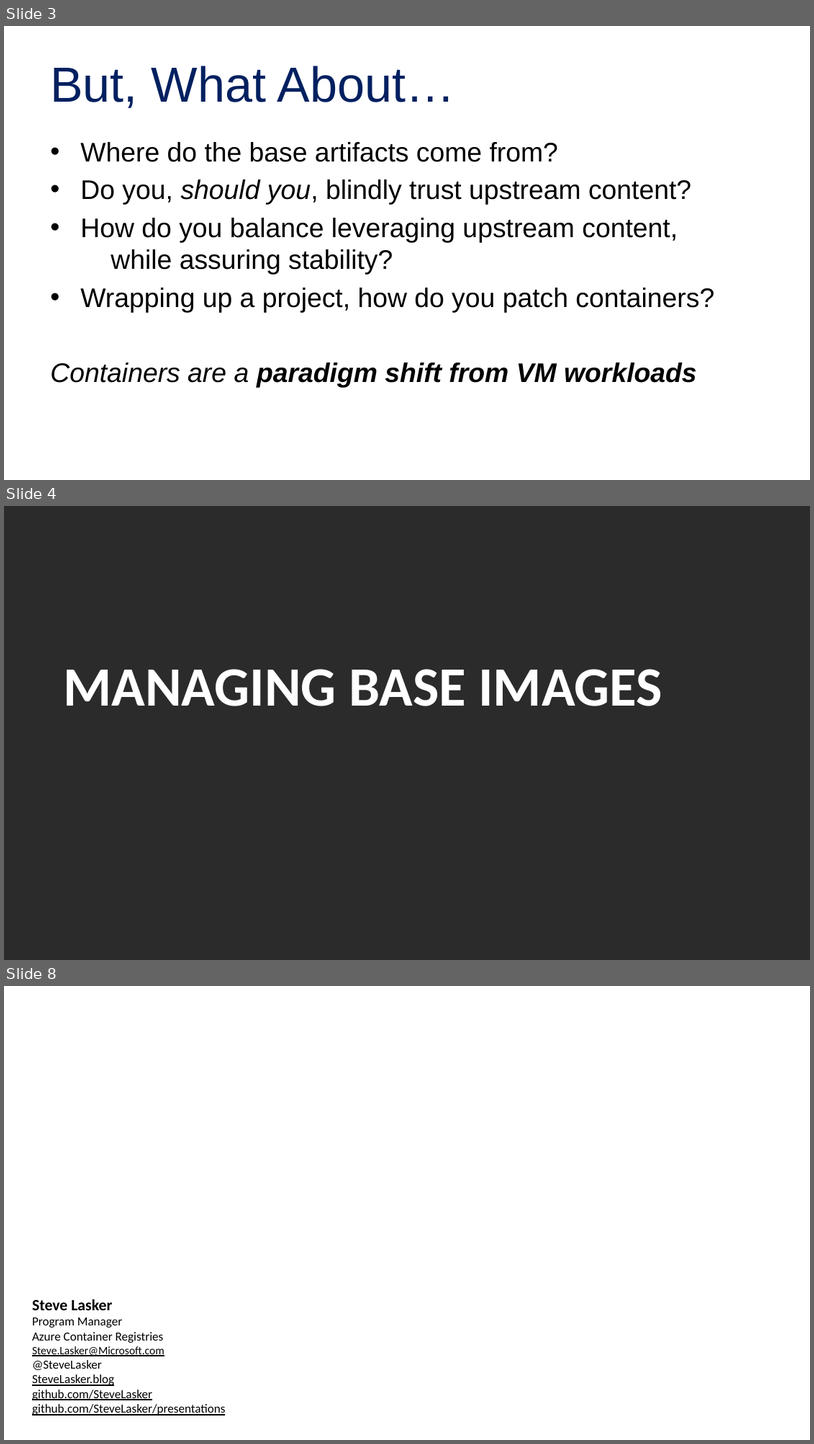
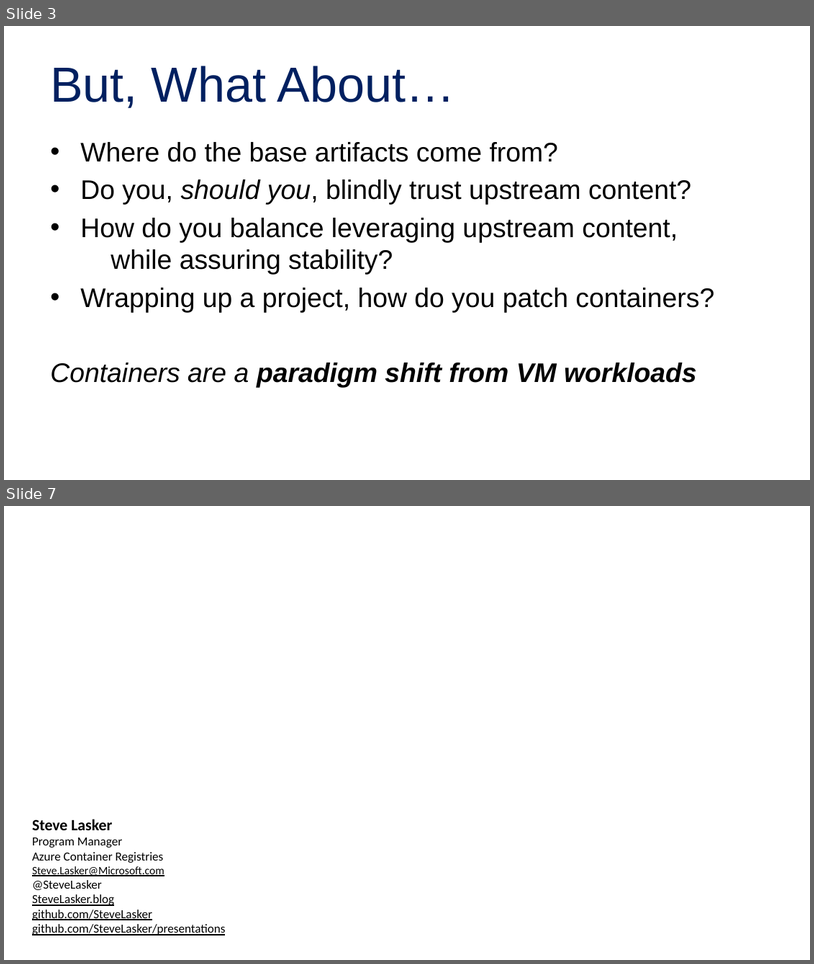
Before and after one commit to SteveLasker/Presentations, a slide deck: CloudContainersLive19-OSandFxPatching.pptx. Shown one above the other, each under a label of ours: slides 3, 4 and 8 before the commit, slides 3 and 7 after it; the slides between them are not shown. The pictures are 814x1444 and 814x964 pixels, drawn with LibreOffice and Linux fonts; fonts in the diff are those of the drawing; background and template pictures are left out; a plain dark background stands for a picture behind light text. Boxes give left, top, right and bottom in pixels: in the first picture for what was removed or moved away, otherwise in the second. Text is boxed around its words. In the diff, an @@ line names an element or a change of style, - is before the commit and + after.

```diff
--- a/CloudContainersLive19-OSandFxPatching.pptx
+++ b/CloudContainersLive19-OSandFxPatching.pptx
@@ slide 4 removed at box(4, 506, 810, 960), background picture (left out) @@
@@ title removed at box(63, 669, 663, 706) @@
-MANAGING BASE IMAGES
@@ what was slide 8 is now slide 7 @@
```
Also in this commit, not shown: 1 slide changed, 4 other files.
